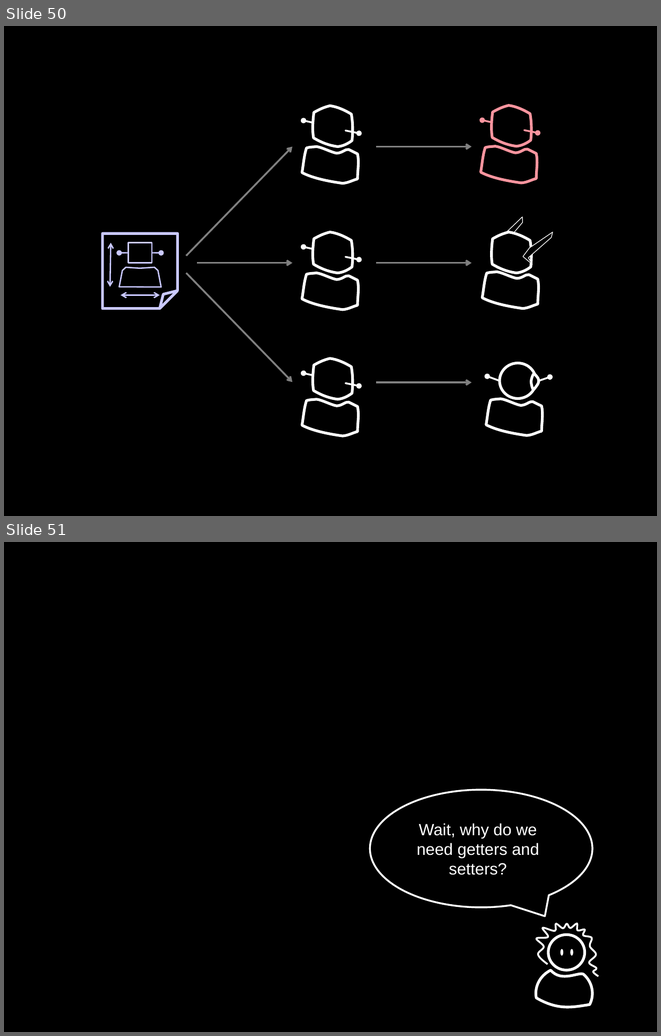
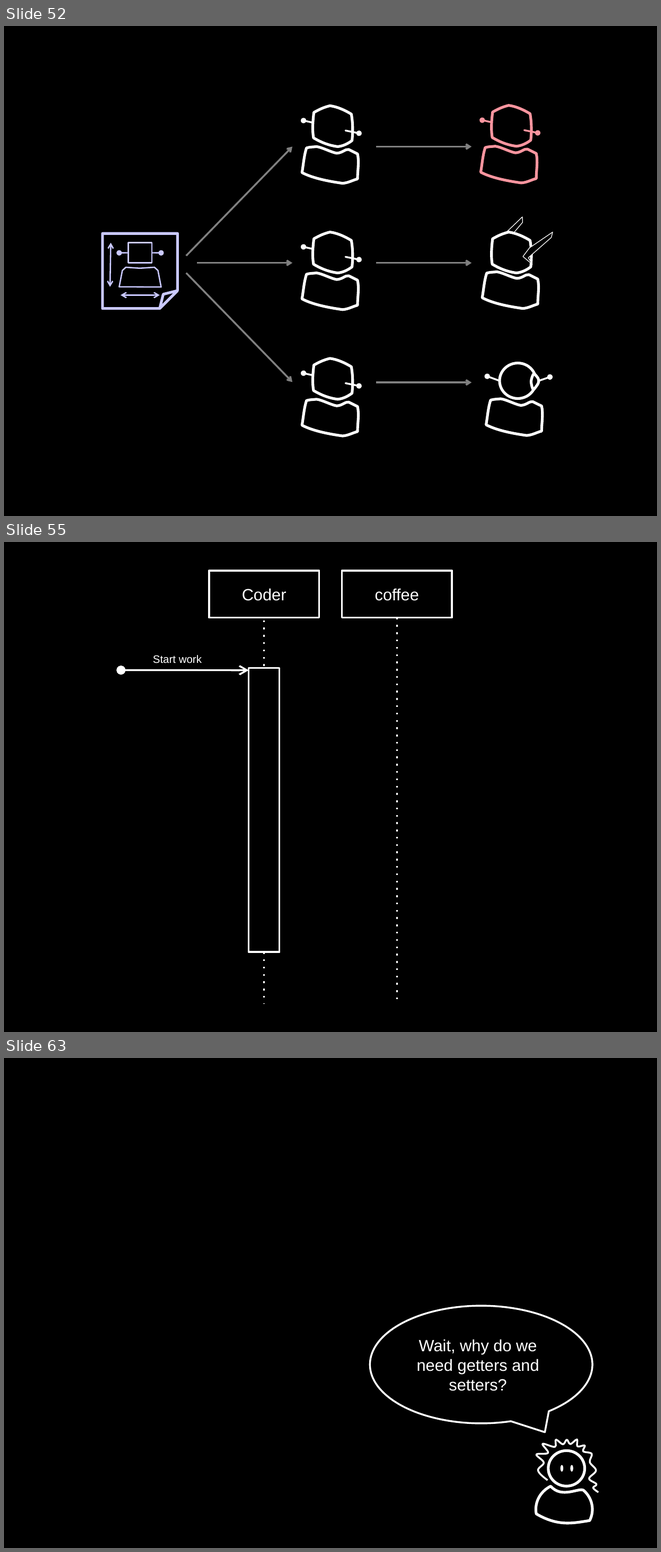
Before and after one commit to socketwench/OOPforObjectHaters, a slide deck: src/OOPforObjectHaters.pptx. Shown one above the other, each under a label of ours: slides 50 and 51 before the commit, slides 52, 55 and 63 after it; the slides between them are not shown. The pictures are 661x1036 and 661x1552 pixels, drawn with LibreOffice and Linux fonts; fonts in the diff are those of the drawing. Boxes give left, top, right and bottom in pixels: in the first picture for what was removed or moved away, otherwise in the second. Text is boxed around its words. In the diff, an @@ line names an element or a change of style, - is before the commit and + after.

```diff
--- a/src/OOPforObjectHaters.pptx
+++ b/src/OOPforObjectHaters.pptx
@@ slide 55 added at (4,542,657,1032), background #000000 @@
@@ rectangle added at (209,571,319,618), outline #FFFFFF 2 pt, 18 pt, text #FFFFFF @@
+Coder
@@ rectangle added at (342,571,452,618), outline #FFFFFF 2 pt, 18 pt, text #FFFFFF @@
+coffee
@@ line added from (264, 620) to (264, 671), #FFFFFF 2 pt dashed @@
@@ line added from (397, 618) to (397, 1003), #FFFFFF 2 pt dashed @@
@@ text added at (153,655,202,663), 12 pt, text #FFFFFF @@
+Start work
@@ rectangle added at (249,668,280,952), outline #FFFFFF 2 pt @@
@@ double arrow added from (121, 670) to (249, 670), #FFFFFF 2 pt @@
@@ line added from (264, 952) to (264, 1003), #FFFFFF 2 pt dashed @@
@@ what was slide 50 is now slide 52 @@
@@ what was slide 51 is now slide 63 @@
```
Also in this commit, not shown: 1 slide changed, 11 other slides added, 11 other files.
